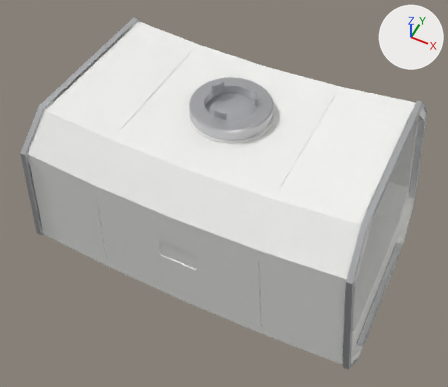
What one commit did to the glTF model models/station/ax_grav_08_ring_storage.glb.
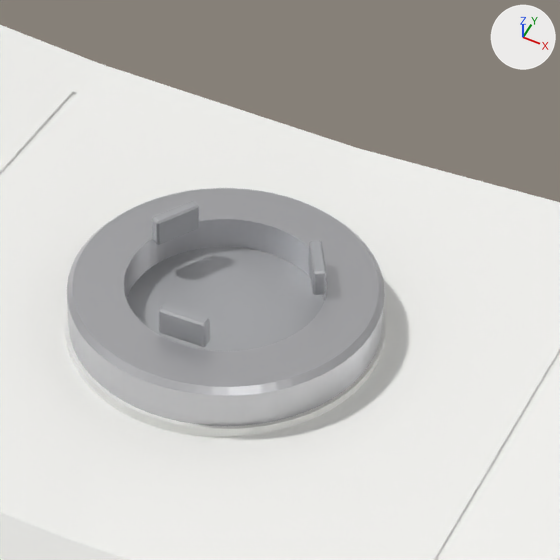
There are two pictures of each version: one whole from a camera (50 mm lens) standing at (3.96, -8.23, 9.68) and looking at (-0.01, -0.3, -0.23), one close up on the part from 38% to 71% of the width and 7% to 46% of the height. The axes (+X, +Y, +Z) are drawn at upper right. The lights are the same throughout. The older version's two pictures come first. Vertices at exactly the same position are counted once.

The older version as bpy lines, for what is in view:
```python
me_ax_grav_08_ring_storage_hatch_door_1 = bpy.data.meshes.new('ax_grav_08_ring_storage_hatch_door_1')
me_ax_grav_08_ring_storage_hatch_door_1.from_pydata(...)  # a 63-sided cylinder along z spanning x -0.511..0.512, y -0.512..0.512, z 1.843..1.873
me_ax_grav_08_ring_storage_hatch_door_1.materials.append(mat_grey)  # light grey #bcbdc0
me_ax_grav_08_ring_storage_spoke_port_pedestal = bpy.data.meshes.new('ax_grav_08_ring_storage_spoke_port_pedestal')
me_ax_grav_08_ring_storage_spoke_port_pedestal.from_pydata(...)  # 252 vertices, 504 faces; spans x -0.82..0.82, y -0.82..0.82, z 1.71..1.82
me_ax_grav_08_ring_storage_spoke_port_pedestal.materials.append(mat_white)  # white #f4f4f1
me_ax_grav_08_ring_storage_spoke_port_petals = bpy.data.meshes.new('ax_grav_08_ring_storage_spoke_port_petals')
me_ax_grav_08_ring_storage_spoke_port_petals.from_pydata(...)  # 72 vertices, 132 faces; spans x -0.485..0.485, y -0.492..0.352, z 2.053..2.207
me_ax_grav_08_ring_storage_spoke_port_petals.materials.append(mat_grey)  # light grey #bcbdc0
ob_hatch_door_1 = bpy.data.objects.new('hatch_door_1', me_ax_grav_08_ring_storage_hatch_door_1)
ob_hatch_door_1.location = (0.0, 0.0, 0.0)
ob_spoke_port_pedestal = bpy.data.objects.new('spoke_port_pedestal', me_ax_grav_08_ring_storage_spoke_port_pedestal)
ob_spoke_port_pedestal.location = (0.0, 0.0, 0.0)
ob_spoke_port_petals = bpy.data.objects.new('spoke_port_petals', me_ax_grav_08_ring_storage_spoke_port_petals)
ob_spoke_port_petals.location = (0.0, 0.0, 0.0)
# also in view: 'spoke_port' at (0.0, 0.0, 1.94); 'hull' at (0.0, 0.0, -0.12)
```
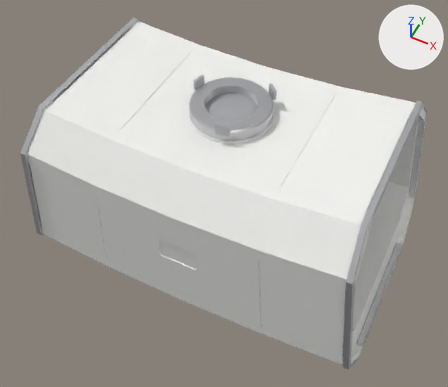
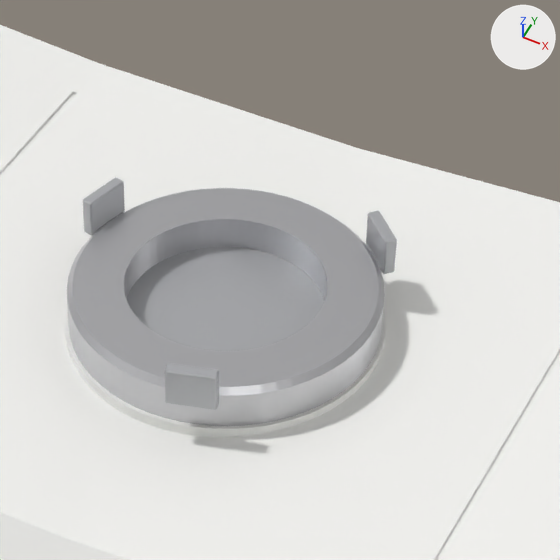
Location of each change, [x1, y1, x2, y2] in pixels of the close-ups (560 x 560 px):
'spoke_port_petals', reshaped (80% wider, 59% taller): before [152, 201, 326, 347]; after [83, 177, 397, 410]
part 1 of me_ax_grav_08_ring_storage_spoke_port_petals, reshaped: before [152, 201, 199, 245]; after [83, 177, 125, 236]
part 2 of me_ax_grav_08_ring_storage_spoke_port_petals, reshaped: before [159, 304, 210, 347]; after [165, 363, 219, 410]
part 3 of me_ax_grav_08_ring_storage_spoke_port_petals, added: after [366, 211, 397, 274]
part 4 of me_ax_grav_08_ring_storage_spoke_port_petals, deleted: before [308, 241, 326, 295]

Edits to the bpy script that builds the scene:
```text
Change me_ax_grav_08_ring_storage_spoke_port_petals:
    used by ob_spoke_port_petals; location = (0.0, 0.0, 0.0)
    remove me_ax_grav_08_ring_storage_spoke_port_petals.from_pydata(...)  # 72 vertices, 132 faces; spans x -0.485..0.485, y -0.492..0.352, z 2.053..2.207
    add me_ax_grav_08_ring_storage_spoke_port_petals.from_pydata(...)  # 162 vertices, 312 faces; spans x -0.869..0.699, y -0.869..0.699, z 1.963..2.207
    me_ax_grav_08_ring_storage_spoke_port_petals part 1: 24 vertices removed from x -0.485..-0.311, y 0.108..0.352, z 2.053..2.207; 54 vertices added at x -0.869..-0.735, y 0.087..0.346, z 1.963..2.207
    me_ax_grav_08_ring_storage_spoke_port_petals part 2: 24 vertices removed from x -0.128..0.128, y -0.492..-0.428, z 2.053..2.207; 54 vertices added at x 0.087..0.346, y -0.869..-0.735, z 1.963..2.207
    me_ax_grav_08_ring_storage_spoke_port_petals part 3: 54 vertices added at x 0.484..0.699, y 0.484..0.699, z 1.963..2.207
    me_ax_grav_08_ring_storage_spoke_port_petals part 4: 24 vertices removed from x 0.311..0.485, y 0.108..0.352, z 2.053..2.207
```
